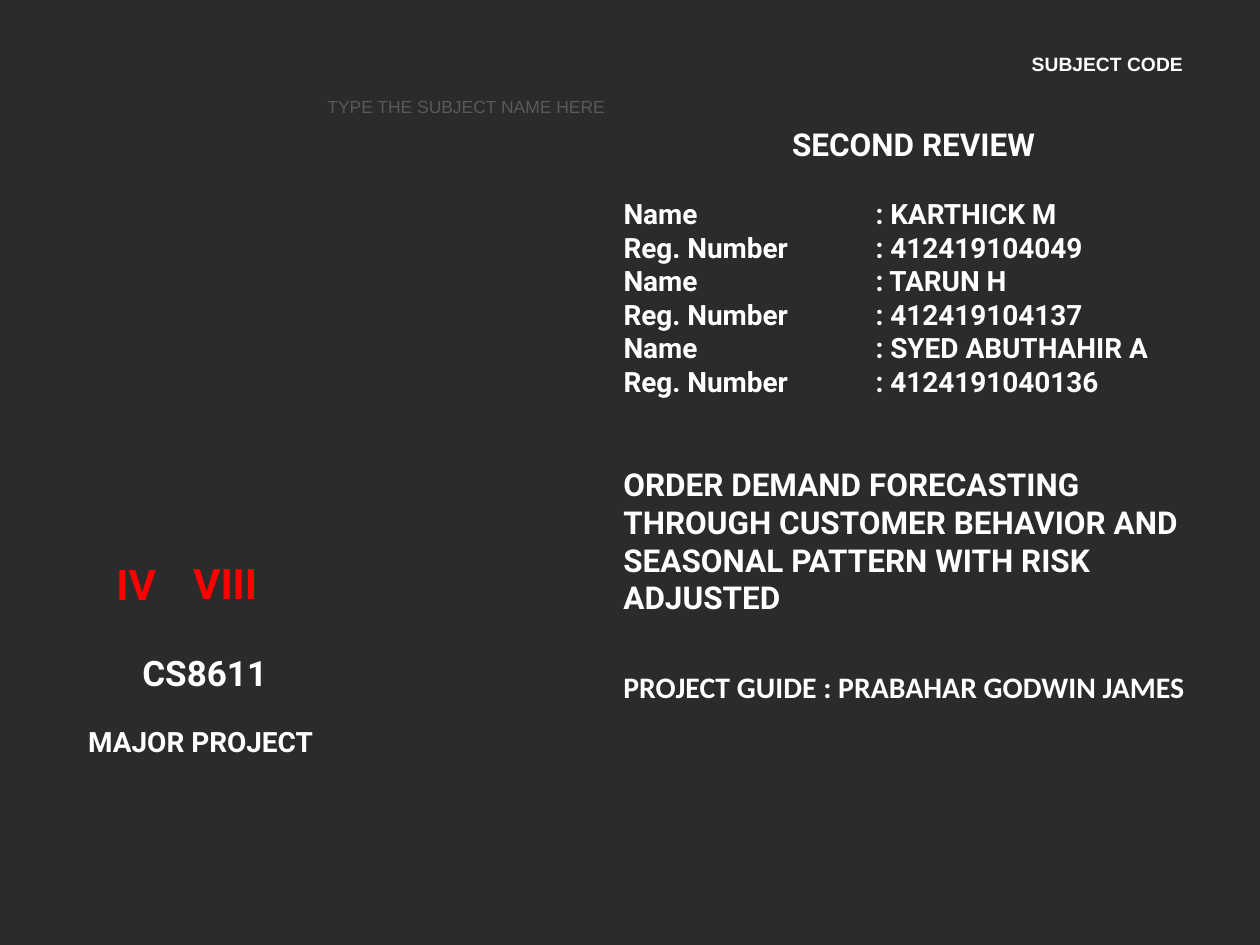
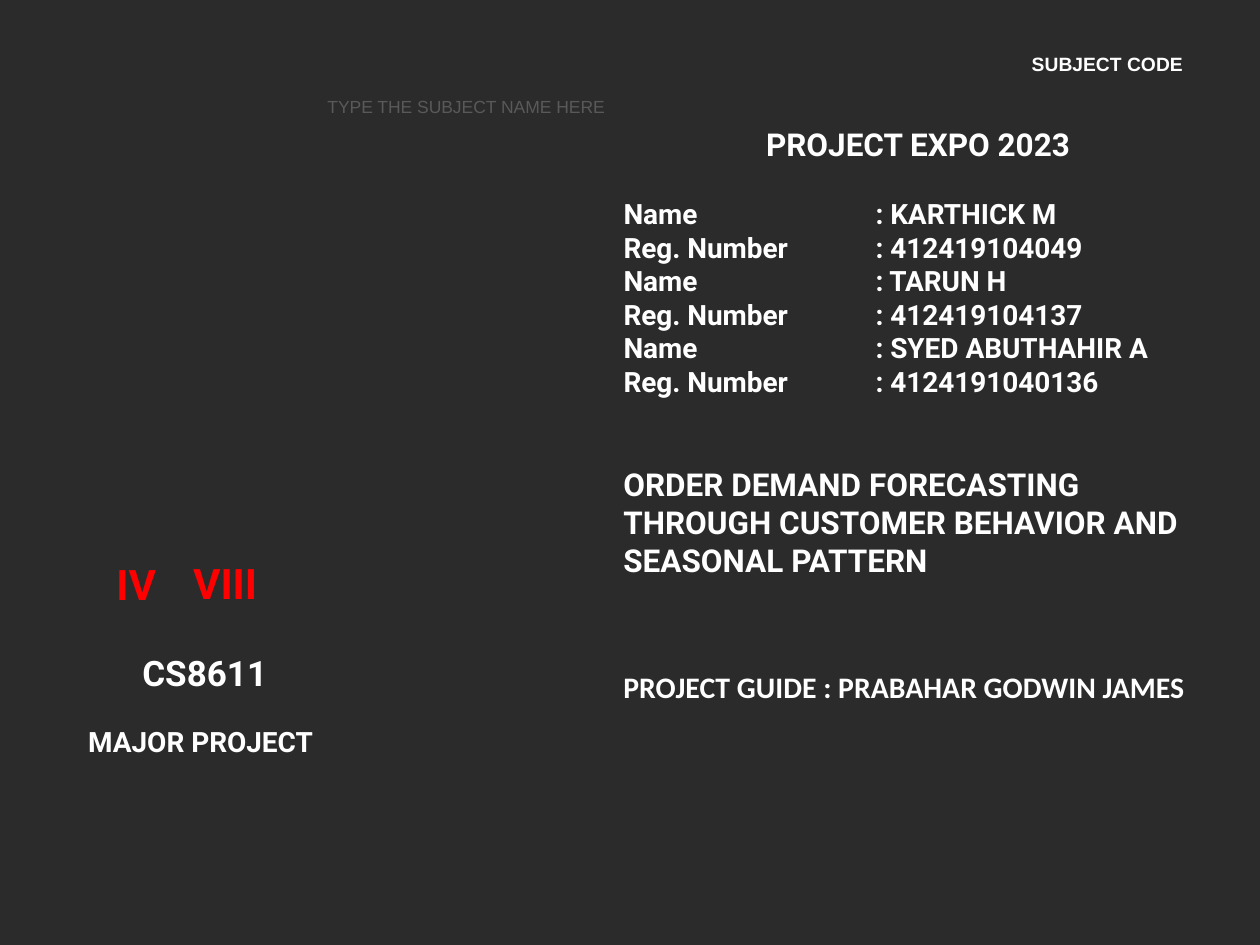
Before and after one commit to 24tarun/UG-project-Demand-Forecasting, a slide deck: slide 1 of FINAL_YEAR_PROJECT_PPT.pptx. Drawn at 1260x945 pixels with LibreOffice and Linux fonts; fonts in the diff are those of the drawing; background and template pictures are left out; a plain dark background stands for a picture behind light text. Boxes give left, top, right and bottom in pixels: in the first picture for what was removed or moved away, otherwise in the second. Text is boxed around its words. In the diff, an @@ line names an element or a change of style, - is before the commit and + after.

```diff
--- a/FINAL_YEAR_PROJECT_PPT.pptx
+++ b/FINAL_YEAR_PROJECT_PPT.pptx
@@ text at [766, 133, 1070, 157]: text changed @@
-SECOND REVIEW
+PROJECT EXPO 2023
@@ text at [623, 473, 1178, 573]: text changed @@
-ORDER DEMAND FORECASTING THROUGH CUSTOMER BEHAVIOR AND SEASONAL PATTERN WITH RISK ADJUSTED
+ORDER DEMAND FORECASTING THROUGH CUSTOMER BEHAVIOR AND SEASONAL PATTERN
```
Also in this commit, not shown: 1 other slide changed, 2 slides added, 5 other files.
